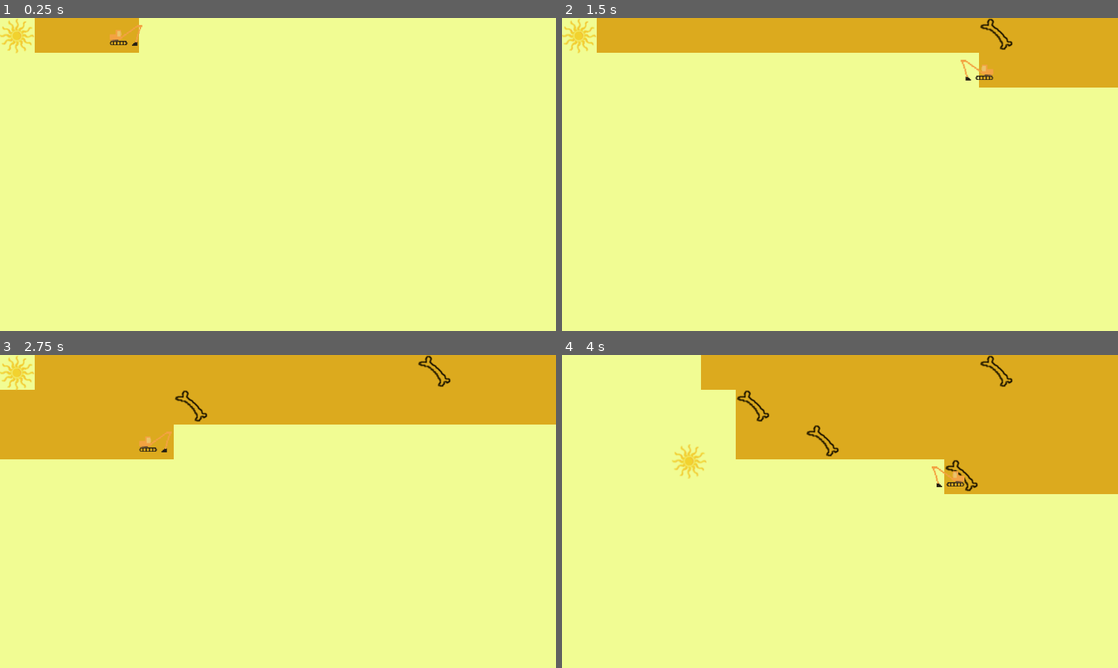
Above: before the commit, frames 1-4 (two rows, left to right).
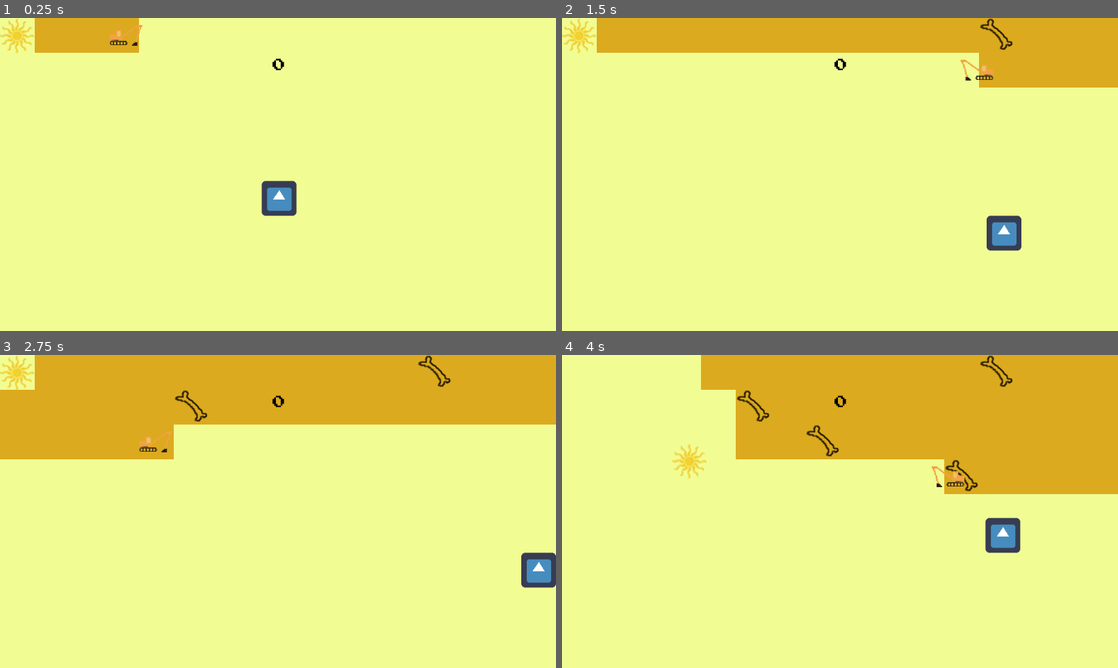
Above: after the commit, the same moments.

Repository: ImpeccableN/archeogame
Game: Godot game, scene res://Minigame1/Minigame1.tscn
Two runs of this game, one before a commit and one after it. Both use one fixed random seed, a clock stepped at 60 frames per second and the inputs below. The project has no main scene, so this scene is started directly. The engine's default icon, where the game draws it, is replaced by a stand-in: a white triangle on a blue panel in a dark square.
Inputs:
- Up to frame 1 (0.25 s): no input
- Up to frame 2 (1.5 s): hold D (move_right) 0.53-1.28 s; tap Space (set_marker) at 0.6, 1.35 s; hold S (move_down) from 1.28 s (still down)
- Up to frame 3 (2.75 s): release S (move_down) at 2.03 s; hold D (move_right) from 2.03 s (still down); tap Space (set_marker) at 2.1 s
- Up to frame 4 (4 s): release D (move_right) at 2.78 s; hold W (move_up) 2.78-3.53 s; tap Space (set_marker) at 2.85, 3.6 s; hold A (move_left) from 3.53 s (still down)

The runs differ from the first frame. In frame 1, 0.8% of the frame differs, in the area x 47-54%, y 12-64%; in frame 2, 0.7%; in frame 3, 0.7%; in frame 4, 0.8%.

Commit message:
Minigame1: scorelabel keeps track of score now

Diff:
--- a/HeuneburgGame/Minigame1/Minigame1.tscn
+++ b/HeuneburgGame/Minigame1/Minigame1.tscn
@@ -6,16 +6,14 @@
 [ext_resource path="res://Minigame1/Minigame1.gd" type="Script" id=4]
 [ext_resource path="res://Minigame1/Player.tscn" type="PackedScene" id=5]
 [ext_resource path="res://Minigame1/Truck.tscn" type="PackedScene" id=6]
+[ext_resource path="res://Minigame1/Minigame1_HUD.tscn" type="PackedScene" id=7]
 [ext_resource path="res://Minigame1/Assets/Sprites/placeholder_artefact.png" type="Texture" id=8]
 
-[sub_resource type="ConvexPolygonShape2D" id=1]
-points = PoolVector2Array( 0, 0, 64, 0, 64, 64, 0, 64 )
+[sub_resource type="ConcavePolygonShape2D" id=6]
+segments = PoolVector2Array( 0, 0, 64, 0, 64, 0, 64, 64, 64, 64, 0, 64, 0, 64, 0, 0 )
 
-[sub_resource type="ConvexPolygonShape2D" id=2]
-points = PoolVector2Array( 0, 0, 64, 0, 64, 64, 0, 64 )
-
-[sub_resource type="ConvexPolygonShape2D" id=3]
-points = PoolVector2Array( 0, 0, 64, 0, 64, 64, 0, 64 )
+[sub_resource type="ConcavePolygonShape2D" id=7]
+segments = PoolVector2Array( 0, 0, 64, 0, 64, 0, 64, 64, 64, 64, 0, 64, 0, 64, 0, 0 )
 
 [sub_resource type="ConvexPolygonShape2D" id=4]
 points = PoolVector2Array( 0, 0, 64, 0, 64, 64, 0, 64 )
@@ -31,26 +29,20 @@
 0/navigation_offset = Vector2( 0, 0 )
 0/shape_offset = Vector2( 0, 0 )
 0/shape_transform = Transform2D( 1, 0, 0, 1, 0, 0 )
-0/shape = SubResource( 1 )
+0/shape = SubResource( 6 )
 0/shape_one_way = false
 0/shape_one_way_margin = 1.0
 0/shapes = [ {
 "autotile_coord": Vector2( 0, 0 ),
 "one_way": false,
 "one_way_margin": 1.0,
-"shape": SubResource( 1 ),
+"shape": SubResource( 6 ),
 "shape_transform": Transform2D( 1, 0, 0, 1, 0, 0 )
 }, {
 "autotile_coord": Vector2( 0, 0 ),
 "one_way": false,
 "one_way_margin": 1.0,
-"shape": SubResource( 2 ),
-"shape_transform": Transform2D( 1, 0, 0, 1, 0, 0 )
-}, {
-"autotile_coord": Vector2( 0, 0 ),
-"one_way": false,
-"one_way_margin": 1.0,
-"shape": SubResource( 3 ),
+"shape": SubResource( 7 ),
 "shape_transform": Transform2D( 1, 0, 0, 1, 0, 0 )
 } ]
 0/z_index = 0
@@ -95,11 +87,13 @@
 
 [node name="TileMap" type="TileMap" parent="."]
 tile_set = SubResource( 5 )
+collision_layer = 0
+collision_mask = 0
 format = 1
 tile_data = PoolIntArray( 0, 0, 0, 1, 0, 0, 2, 0, 0, 3, 0, 0, 4, 0, 0, 5, 0, 0, 6, 0, 0, 7, 0, 0, 8, 0, 0, 9, 0, 0, 10, …(1833 unchanged characters)…
 
 [node name="Player" parent="." instance=ExtResource( 5 )]
-position = Vector2( 32, 544 )
+position = Vector2( 514, 332 )
 collision_mask = 257
 
 [node name="Sun" parent="." instance=ExtResource( 3 )]
@@ -111,6 +105,9 @@
 [node name="ArtefactSpawnTimer" type="Timer" parent="."]
 autostart = true
 
+[node name="Minigame1_HUD" parent="." instance=ExtResource( 7 )]
+
+[connection signal="score_up" from="." to="Minigame1_HUD" method="_on_Minigame1_score_up"]
 [connection signal="set_marker" from="Player" to="." method="_on_Player_set_marker"]
 [connection signal="direction_change" from="Sun" to="." method="_on_Sun_direction_change"]
 [connection signal="timeout" from="ArtefactSpawnTimer" to="." method="_on_ArtefactSpawnTimer_timeout"]
--- a/HeuneburgGame/Minigame1/Minigame1_HUD.gd
+++ b/HeuneburgGame/Minigame1/Minigame1_HUD.gd
@@ -1,3 +1,8 @@
 extends CanvasLayer
 
-onready var scorelabel = $ScoreLabel
+onready var score_label = $ScoreLabel
+
+
+
+func _on_Minigame1_score_up(score):
+	score_label.text = str(score)
--- a/HeuneburgGame/Minigame1/Player.gd
+++ b/HeuneburgGame/Minigame1/Player.gd
@@ -46,3 +46,4 @@
 	hide()
 	$CollisionShape2D.set_deferred("disabled", true)
 	emit_signal("hit")
+	print("hit")
